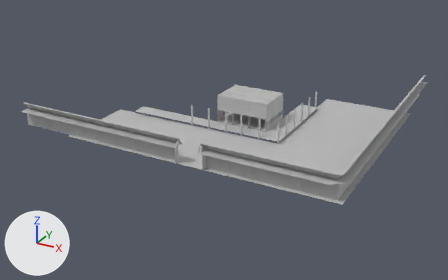
The FBX model Assets/Art/Models/Temple/Temple.fbx, before and after one commit.
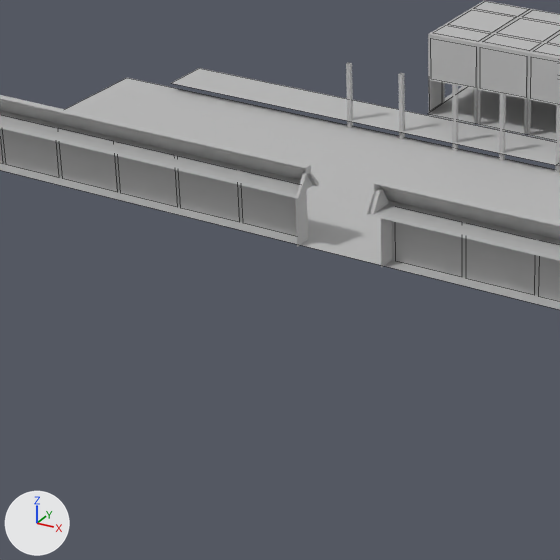
Each version appears first whole from a 50 mm camera at (0.471, -0.956, 0.425) aimed at (-0.049, -0.011, -0.047), and next in a close-up on the part from 18% to 58% of the width and 30% to 95% of the height. Lighting does not change. The marker at lower left points along +X, +Y and +Z. The close-ups show mesh edges as thin lines. Where no turn or scale is listed for an object, it has been applied to the vertices.

In view in the first close-up: 'Floor', 'Floor.001', 'Sand', 'Stone05', 'Stone07', 'Stone08', 'Stone09', 'Stone10', 'SupportBeams', 'WallRoofLeft', 'WallRoofRight', 'Walls'.
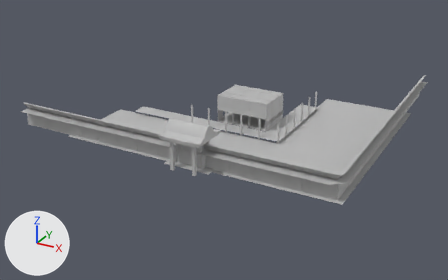
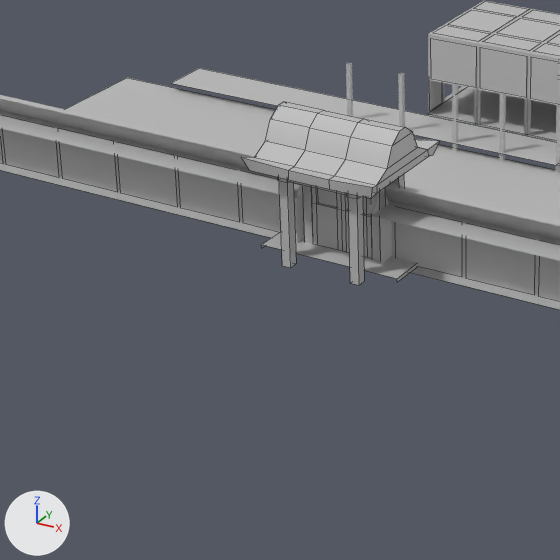
Edits to the bpy script that builds the scene:
```text
Add me_mesh_128:
    me_mesh_128.from_pydata([(-0.0025, -0.0025, -0.025), (0.0025, -0.0025, -0.025), (-0.0025, -0.0025, 0.025), (0.0025, -0.0025, 0.025), (-0.0025, 0.0025, 0.025), (0.0025, 0.0025, 0.025), (-0.0025, 0.0025, -0.025), (0.0025, 0.0025, -0.025)], [], [(0, 1, 3, 2), (4, 5, 7, 6), (1, 7, 5, 3), (6, 0, 2, 4)])
    me_mesh_128.materials.append(mat_wood01mat)  # grey #bcbcbc
Add me_mesh_131:
    me_mesh_131.from_pydata([(-0.003, -0.003, -0.003), (0.003, -0.003, -0.003), (-0.003, -0.003, 0.003), (0.003, -0.003, 0.003), (-0.003, 0.003, 0.003), (0.003, 0.003, 0.003), (-0.003, 0.003, -0.003), (0.003, 0.003, -0.003)], [], [(0, 1, 3, 2), (4, 5, 7, 6), (6, 7, 1, 0), (1, 7, 5, 3), (6, 0, 2, 4)])
    me_mesh_131.materials.append(mat_phong1)  # grey #bcbcbc
Add me_mesh_122:
    me_mesh_122.from_pydata([(-0.04, -0.025, -0.001), (0.04, -0.025, -0.001), (-0.04, -0.025, 0.001), (0.04, -0.025, 0.001), (-0.04, 0.025, 0.001), (0.04, 0.025, 0.001), (-0.04, 0.025, -0.001), (0.04, 0.025, -0.001)], [], [(2, 3, 5, 4), (4, 5, 7, 6), (1, 7, 5, 3), (6, 0, 2, 4)])
    me_mesh_122.materials.append(mat_phong1)  # grey #bcbcbc
Add me_mesh_136:
    me_mesh_136.from_pydata([(-0.0025, -0.0025, -0.0225), (0.0025, -0.0025, -0.0225), (-0.0025, -0.0025, 0.0225), (0.0025, -0.0025, 0.0225), (-0.0025, 0.0025, 0.0225), (0.0025, 0.0025, 0.0225), (-0.0025, 0.0025, -0.0225), (0.0025, 0.0025, -0.0225)], [], [(0, 1, 3, 2), (4, 5, 7, 6), (1, 7, 5, 3), (6, 0, 2, 4)])
    me_mesh_136.materials.append(mat_wood01mat)  # grey #bcbcbc
Add me_mesh_132:
    me_mesh_132.from_pydata([(-0.0175, -0.0025, -0.0025), (0.0175, -0.0025, -0.0025), (-0.0175, -0.0025, 0.0025), (0.0175, -0.0025, 0.0025), (-0.0175, 0.0025, 0.0025), (0.0175, 0.0025, 0.0025), (-0.0175, 0.0025, -0.0025), (0.0175, 0.0025, -0.0025)], [], [(0, 1, 3, 2), (2, 3, 5, 4), (4, 5, 7, 6), (6, 7, 1, 0)])
    me_mesh_132.materials.append(mat_wood01mat)  # grey #bcbcbc
Add me_mesh_133:
    me_mesh_133.from_pydata([(-0.015, 0.0, 0.005), (0.015, 0.0, 0.005), (-0.015, 0.0, -0.005), (0.015, 0.0, -0.005)], [], [(0, 1, 3, 2)])
    me_mesh_133.materials.append(mat_phong1)  # grey #bcbcbc
Add ob_gatepillarrearright:
    ob_gatepillarrearright = bpy.data.objects.new('GatePillarRearRight', me_mesh_128)
    ob_gatepillarrearright.location = (-0.02, -0.23, 0.0175)
Add ob_jointrearleft:
    ob_jointrearleft = bpy.data.objects.new('JointRearLeft', me_mesh_131)
    ob_jointrearleft.location = (0.02, -0.23, 0.0425)
Add ob_doors:
    ob_doors = bpy.data.objects.new('Doors', me_mesh_134)  # 56 vertices, 58 faces; spans x -0.0175..0.0175, y -0.0013..0.0013, z -0.02..0.02; in mat_phong1 (grey #bcbcbc)
    ob_doors.location = (0.0, -0.21, 0.017)
Add ob_base:
    ob_base = bpy.data.objects.new('Base', me_mesh_122)
    ob_base.location = (0.0, -0.2, -0.004)
Add ob_gatepillarcenterright:
    ob_gatepillarcenterright = bpy.data.objects.new('GatePillarCenterRight', me_mesh_136)
    ob_gatepillarcenterright.location = (-0.02, -0.209, 0.0175)
Add ob_gatpillarrearleft:
    ob_gatpillarrearleft = bpy.data.objects.new('GatPillarRearLeft', me_mesh_128.copy())
    ob_gatpillarrearleft.location = (0.02, -0.23, 0.0175)
Add ob_polysurface2:
    ob_polysurface2 = bpy.data.objects.new('polySurface2', me_mesh_138)  # 40 vertices, 27 faces; spans x -0.0375..0.0375, y -0.0325..0.0325, z 0.0025..0.0225; in mat_phong1 (grey #bcbcbc)
    ob_polysurface2.location = (0.0, -0.21, 0.0475)
Add ob_polysurface1:
    ob_polysurface1 = bpy.data.objects.new('polySurface1', me_mesh_137)  # 40 vertices, 27 faces; spans x -0.0375..0.0375, y -0.0325..0.0325, z -0.0025..0.0225; in mat_phong1 (grey #bcbcbc)
    ob_polysurface1.location = (0.0, -0.21, 0.0475)
Add ob_gatepillarleft:
    ob_gatepillarleft = bpy.data.objects.new('GatePillarLeft', me_mesh_128.copy())
    ob_gatepillarleft.location = (0.02, -0.19, 0.0175)
Add ob_rearbeam:
    ob_rearbeam = bpy.data.objects.new('RearBeam', me_mesh_132)
    ob_rearbeam.location = (0.0, -0.23, 0.0425)
Add ob_gatepillarcenterleft:
    ob_gatepillarcenterleft = bpy.data.objects.new('GatePillarCenterLeft', me_mesh_136.copy())
    ob_gatepillarcenterleft.location = (0.02, -0.209, 0.0175)
Add ob_doormesh:
    ob_doormesh = bpy.data.objects.new('DoorMesh', me_mesh_133)
    ob_doormesh.location = (0.0, -0.21, 0.025)
```

Boxes (x1, y1, x2, y2) around the edits, measured in the close-ups (560 x 560 px):
'polySurface2', added
    after: (242, 102, 439, 187)
'polySurface1', added
    after: (241, 128, 439, 199)
'Doors', added
    after: (312, 187, 372, 258)
'Base', added
    after: (262, 232, 418, 282)
'GatPillarRearLeft', added
    after: (348, 197, 364, 285)
'GatePillarRearRight', added
    after: (279, 181, 296, 268)
'GatePillarCenterRight', added
    after: (303, 185, 313, 244)
'GatePillarCenterLeft', added
    after: (371, 188, 385, 260)
'DoorMesh', added
    after: (318, 188, 367, 214)
'RearBeam', added
    after: (288, 180, 347, 195)
'GatePillarLeft', added
    after: (391, 174, 404, 186)
'JointRearLeft', added
    after: (347, 193, 361, 199)
